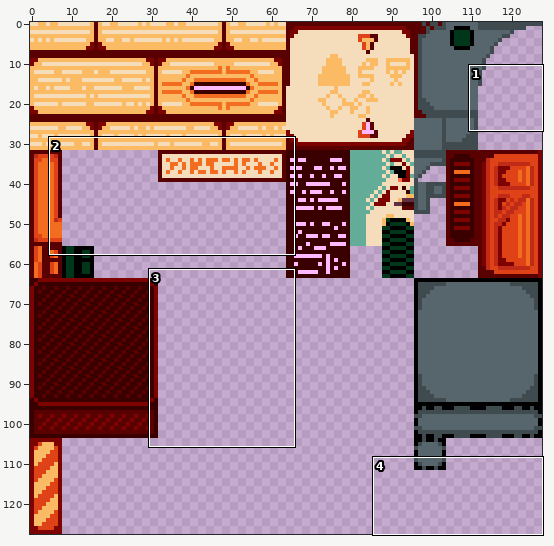
File history of a sprite sheet, assets/graphics/tilesets/Isisian_Tileset.png. Above, an overview of the earlier version with the close-up marked.
Close-up. First the earlier version:
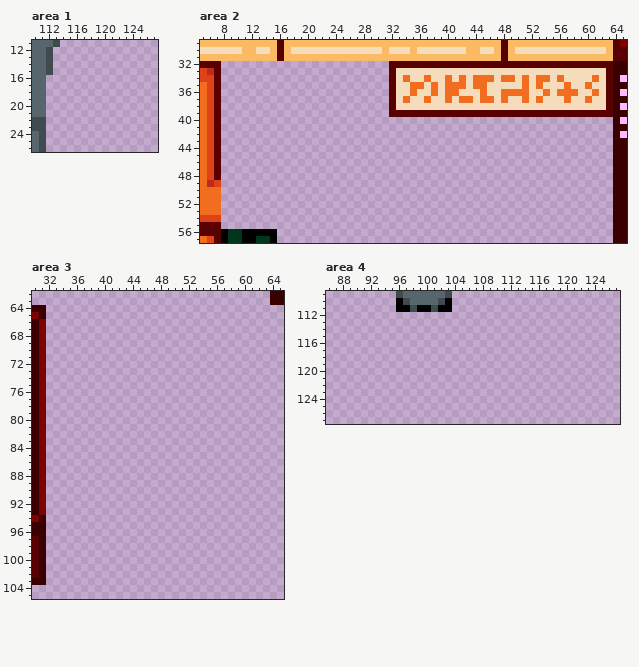
The file is 128x128 pixels. Shown: area 1: x 110..127, y 11..26; area 2: x 5..65, y 29..57; area 3: x 30..65, y 62..105; area 4: x 86..127, y 109..127.
And afterwards:
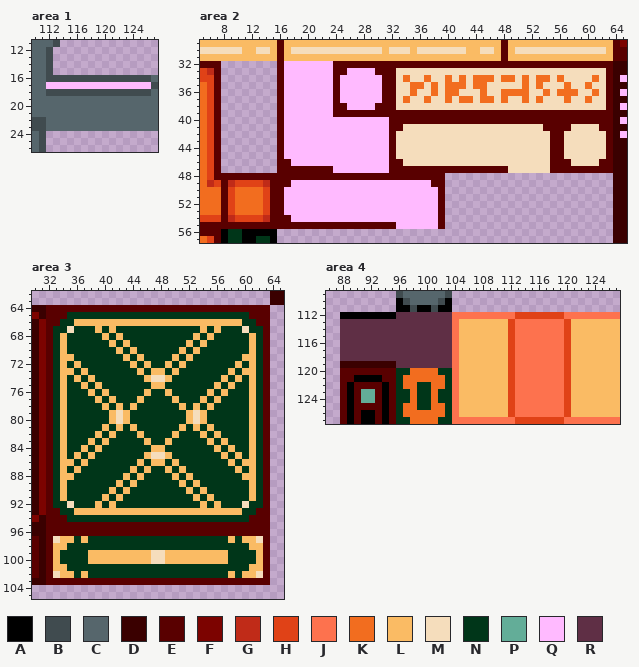
Palette (. is transparent): A #000000  B #404b4f  C #56666c  D #3a0000  E #590000  F #7c0300  G #c02b18  H #e04217  J #fd724e  K #f26d1f  L #fabb64  M #f5ddbc  N #003619  P #63ad98  Q #ffbaff  R #5f2f45
Difference:
Area 1:
y 16: x 112..127 ................ -> BBBBBBBBBBBBBBBC
y 17: x 112..127 ................ -> QQQQQQQQQQQQQQQB
y 18: x 112..127 ................ -> BBBBBBBBBBBBBBBC
y 19..23: x 112..127 ................ -> CCCCCCCCCCCCCCCC
Area 2:
y 32: x 16..31 ................ -> EQQQQQQQEEEEEEEE
y 33: x 16..31 ................ -> EQQQQQQQEEQQQQEE
y 34..37: x 16..31 ................ -> EQQQQQQQEQQQQQQE
y 38: x 16..31 ................ -> EQQQQQQQEEQQQQEE
y 39: x 16..31 ................ -> EQQQQQQQEEEEEEEE
y 40: x 16..63 ................................................ -> EQQQQQQQQQQQQQQQEEEEEEEEEEEEEEEEEEEEEEEEEEEEEEEE
y 41: x 16..63 ................................................ -> EQQQQQQQQQQQQQQQEEMMMMMMMMMMMMMMMMMMMMEEEEMMMMEE
y 42..45: x 16..63 ................................................ -> EQQQQQQQQQQQQQQQEMMMMMMMMMMMMMMMMMMMMMMEEMMMMMME
y 46: x 16..63 ................................................ -> EEQQQQQQQQQQQQQQEEMMMMMMMMMMMMMMMMMMMMMEEEMMMMEE
y 47: x 16..63 ................................................ -> EEEEEEEEQQQQQQQQEEEEEEEEEEEEEEEEEMMMMMMEEEEEEEEE
y 48: x 8..39 ................................ -> EEEEEEEEEEEEEEEEEEEEEEEEEEEEEEEE
y 49: x 8..39 ................................ -> EGHHHHGEEEQQQQQQQQQQQQQQQQQQQQEE
y 50..53: x 8..39 ................................ -> EHKKKKHEEQQQQQQQQQQQQQQQQQQQQQQE
y 54: x 8..39 ................................ -> EGHHHHGEEEQQQQQQQQQQQQQQQQQQQQQE
y 55: x 8..39 ................................ -> EEEEEEEEEEEEEEEEEEEEEEEEEQQQQQQE
Area 3:
y 64: x 32..63 ................................ -> EEEEEEEEEEEEEEEEEEEEEEEEEEEEEEEE
y 65: x 32..63 ................................ -> EEENNNNNNNNNNNNNNNNNNNNNNNNNNEEE
y 66: x 32..63 ................................ -> EENNLLLLLLLLLLLLLLLLLLLLLLLLNNEE
y 67: x 32..63 ................................ -> ENNMNNNLNLNNNNNNNNNNNNLNLNNNMNNE
y 68: x 32..63 ................................ -> ENLNNNNNLNLNNNNNNNNNNLNLNNNNNLNE
y 69: x 32..63 ................................ -> ENLNNNNNNLNLNNNNNNNNLNLNNNNNNLNE
y 70: x 32..63 ................................ -> ENLNNNNNNNLNLNNNNNNLNLNNNNNNNLNE
y 71: x 32..63 ................................ -> ENLLNNNNNNNLNLNNNNLNLNNNNNNNLLNE
y 72: x 32..63 ................................ -> ENLNLNNNNNNNLNLNNLNLNNNNNNNLNLNE
y 73: x 32..63 ................................ -> ENLLNLNNNNNNNLNLLNLNNNNNNNLNLLNE
y 74: x 32..63 ................................ -> ENLNLNLNNNNNNNLMMLNNNNNNNLNLNLNE
y 75: x 32..63 ................................ -> ENLNNLNLNNNNNNNLLNNNNNNNLNLNNLNE
y 76: x 32..63 ................................ -> ENLNNNLNLNNNNNLNNLNNNNNLNLNNNLNE
y 77: x 32..63 ................................ -> ENLNNNNLNLNNNLNNNNLNNNLNLNNNNLNE
y 78: x 32..63 ................................ -> ENLNNNNNLNLNLNNNNNNLNLNLNNNNNLNE
y 79..80: x 32..63 ................................ -> ENLNNNNNNLMLNNNNNNNNLMLNNNNNNLNE
y 81: x 32..63 ................................ -> ENLNNNNNLNLNLNNNNNNLNLNLNNNNNLNE
y 82: x 32..63 ................................ -> ENLNNNNLNLNNNLNNNNLNNNLNLNNNNLNE
y 83: x 32..63 ................................ -> ENLNNNLNLNNNNNLNNLNNNNNLNLNNNLNE
y 84: x 32..63 ................................ -> ENLNNLNLNNNNNNNLLNNNNNNNLNLNNLNE
y 85: x 32..63 ................................ -> ENLNLNLNNNNNNNLMMLNNNNNNNLNLNLNE
y 86: x 32..63 ................................ -> ENLLNLNNNNNNNLNLLNLNNNNNNNLNLLNE
y 87: x 32..63 ................................ -> ENLNLNNNNNNNLNLNNLNLNNNNNNNLNLNE
y 88: x 32..63 ................................ -> ENLLNNNNNNNLNLNNNNLNLNNNNNNNLLNE
y 89: x 32..63 ................................ -> ENLNNNNNNNLNLNNNNNNLNLNNNNNNNLNE
y 90: x 32..63 ................................ -> ENLNNNNNNLNLNNNNNNNNLNLNNNNNNLNE
y 91: x 32..63 ................................ -> ENLNNNNNLNLNNNNNNNNNNLNLNNNNNLNE
y 92: x 32..63 ................................ -> ENNMNNNLNLNNNNNNNNNNNNLNLNNNMNNE
y 93: x 32..63 ................................ -> EENNLLLLLLLLLLLLLLLLLLLLLLLLNNEE
y 94: x 32..63 ................................ -> EEENNNNNNNNNNNNNNNNNNNNNNNNNNEEE
y 95..96: x 32..63 ................................ -> EEEEEEEEEEEEEEEEEEEEEEEEEEEEEEEE
y 97: x 32..63 ................................ -> EMLLNLNNNNNNNNNNNNNNNNNNNNLNLLME
y 98: x 32..63 ................................ -> ELLNNNNNNNNNNNNNNNNNNNNNNNNNNLLE
y 99..100: x 32..63 ................................ -> ELNNNNLLLLLLLLLMMLLLLLLLLLNNNNLE
y 101: x 32..63 ................................ -> ELLNNNNNNNNNNNNNNNNNNNNNNNNNNLLE
y 102: x 32..63 ................................ -> EMLLNLNNNNNNNNNNNNNNNNNNNNLNLLME
y 103: x 32..63 ................................ -> EEEEEEEEEEEEEEEEEEEEEEEEEEEEEEEE
Area 4:
y 112: x 88..127 ........................................ -> AAAAAAAARRRRRRRRJJJJJJJJJHHHHHHHJJJJJJJJ
y 113..118: x 88..127 ........................................ -> RRRRRRRRRRRRRRRRJLLLLLLLHJJJJJJJHLLLLLLL
y 119: x 88..127 ........................................ -> DDDDDDDDRRRRRRRRJLLLLLLLHJJJJJJJHLLLLLLL
y 120: x 88..127 ........................................ -> EEEEEEEENNKKKKNNJLLLLLLLHJJJJJJJHLLLLLLL
y 121: x 88..127 ........................................ -> EEAAAAEENKKKKKKNJLLLLLLLHJJJJJJJHLLLLLLL
y 122: x 88..127 ........................................ -> EAEEEEAENKKNNKKNJLLLLLLLHJJJJJJJHLLLLLLL
y 123..124: x 88..127 ........................................ -> EAEPPEAENNKNNKNNJLLLLLLLHJJJJJJJHLLLLLLL
y 125: x 88..127 ........................................ -> EAEEEEAENKKNNKKNJLLLLLLLHJJJJJJJHLLLLLLL
y 126: x 88..127 ........................................ -> EAEAAEAENKKKKKKNJLLLLLLLHJJJJJJJHLLLLLLL
y 127: x 88..127 ........................................ -> EAEAAEAENNKKKKNNJJJJJJJJJHHHHHHHJJJJJJJJ
Boxes around the changes in both close-ups, in picture pixels (x1, y1, x2, y2):
added: (46, 75, 158, 131)
added: (221, 61, 613, 229)
added: (46, 305, 270, 585)
added: (340, 312, 620, 424)
